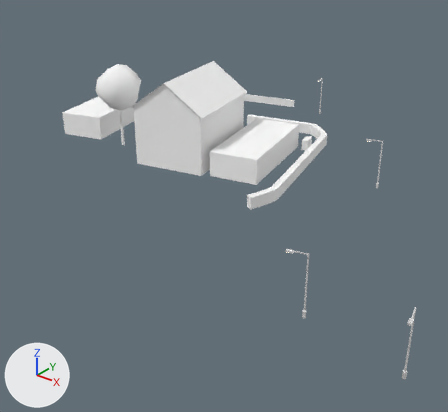
A saved change to the glTF model cities/arlov-borggatan/pack/tiles/c-8_1.glb.
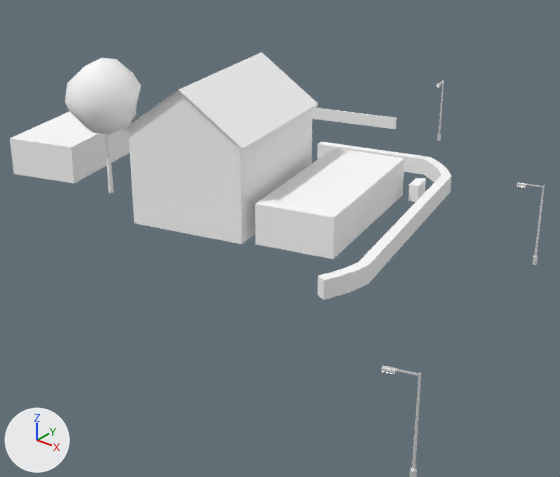
Old and new are each drawn whole from a 50 mm lens placed at (-409.6, 34.5, 32.2), pointed at (-451.9, 87.3, -0.6) and again close up on the part from 13% to 88% of the width and 7% to 77% of the height. Lighting does not change. The marker at lower left points along +X, +Y and +Z. The first two pictures are the older version. Where no turn or scale is listed for an object, it has been applied to the vertices. Vertices at exactly the same position are counted once.

Names of what the first close-up shows: 'SM_Building_w208684048', 'SM_Building_w208684070', 'SM_Building_w361096432', 'SM_Street_Furniture_-8_1', 'SM_Trees_-8_1', 'SM_Wall_Fence_-8_1', 'SM_Wall_Hedge_-8_1'.
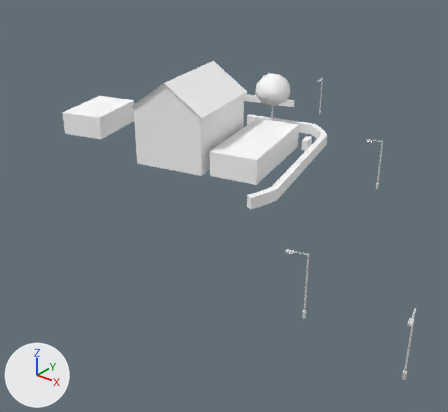
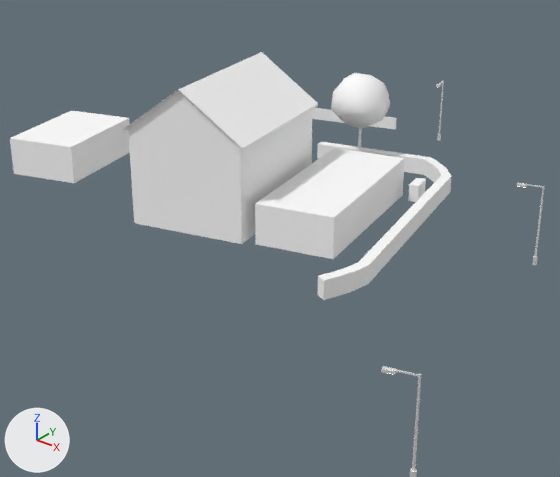
The newer file is also turned or shifted as a whole; pictures and numbers use the older file's frame.

Patch to the scene script:
```diff
--- a/cities/arlov-borggatan/pack/tiles/c-8_1.glb.py
+++ b/cities/arlov-borggatan/pack/tiles/c-8_1.glb.py
@@ me_sm_trees__8_1 @@
 # used by ob_sm_trees__8_1; location = (-470.18, 88.25, 8.29)
-me_sm_trees__8_1.from_pydata(...)  # 138 vertices, 252 faces; spans x -2.86..2.86, y -2.98..2.98, z -5.48..5.48
+me_sm_trees__8_1.from_pydata(...)  # 138 vertices, 252 faces; spans x 8.98..13.73, y 16.31..21.81, z -5.79..2.28
+# me_sm_trees__8_1 part 1: the loose piece of 12 vertices spanning x -0.15..0.27, y -0.25..0.12, z -5.48..-0.74 is scaled about its middle by (0.801, 0.803, 0.737), then moved by (11.3, 19.06, -0.93)
+# me_sm_trees__8_1 part 2: a new loose piece of 42 vertices spanning x 8.98..13.73, y 16.31..21.81, z -2.52..2.28, in mat_m_leaf (white #ffffff)
+# me_sm_trees__8_1 part 3: the loose piece of 42 vertices spanning x -2.73..2.86, y -2.98..2.98, z -0.61..5.48 is deleted
+# other edits to the shape of me_sm_trees__8_1 do not show in these pictures
 me_sm_trees__8_1.materials.append(mat_m_bark_wood)
```

What differs and where, as boxes [x1, y1, x2, y2] in the close-ups (560 x 477 px; the box of a moved part takes in the faces that stretch with it):
'SM_Trees_-8_1', reshaped
    before: [65, 58, 141, 193]
    after: [331, 73, 390, 152]
part 1 of me_sm_trees__8_1, moved or reshaped (mostly hidden afterwards)
    before: [105, 135, 114, 193]
    after: [358, 129, 361, 152]
part 2 of me_sm_trees__8_1, added
    after: [331, 73, 389, 129]
part 3 of me_sm_trees__8_1, deleted
    before: [65, 58, 141, 134]
